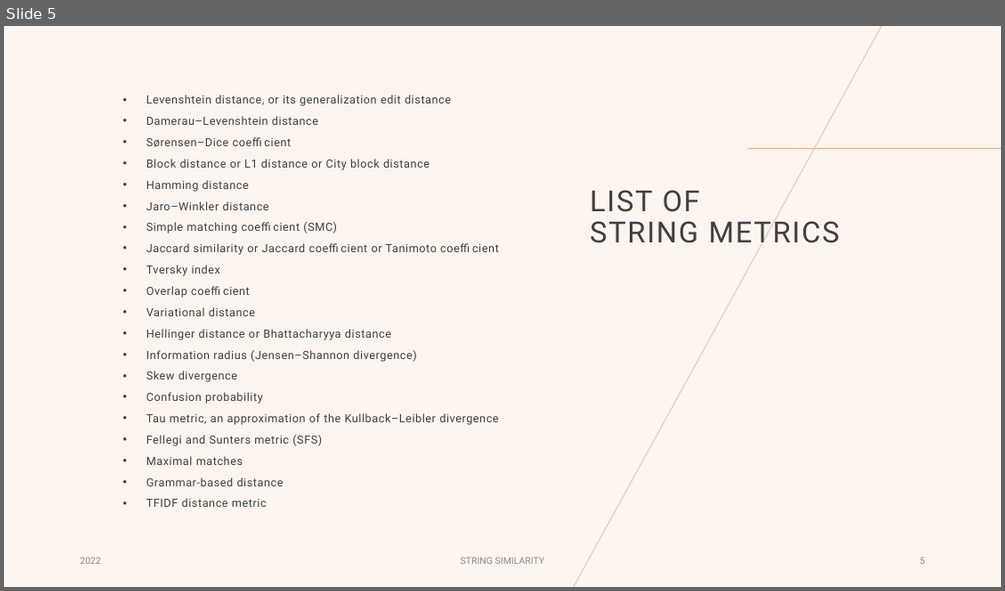
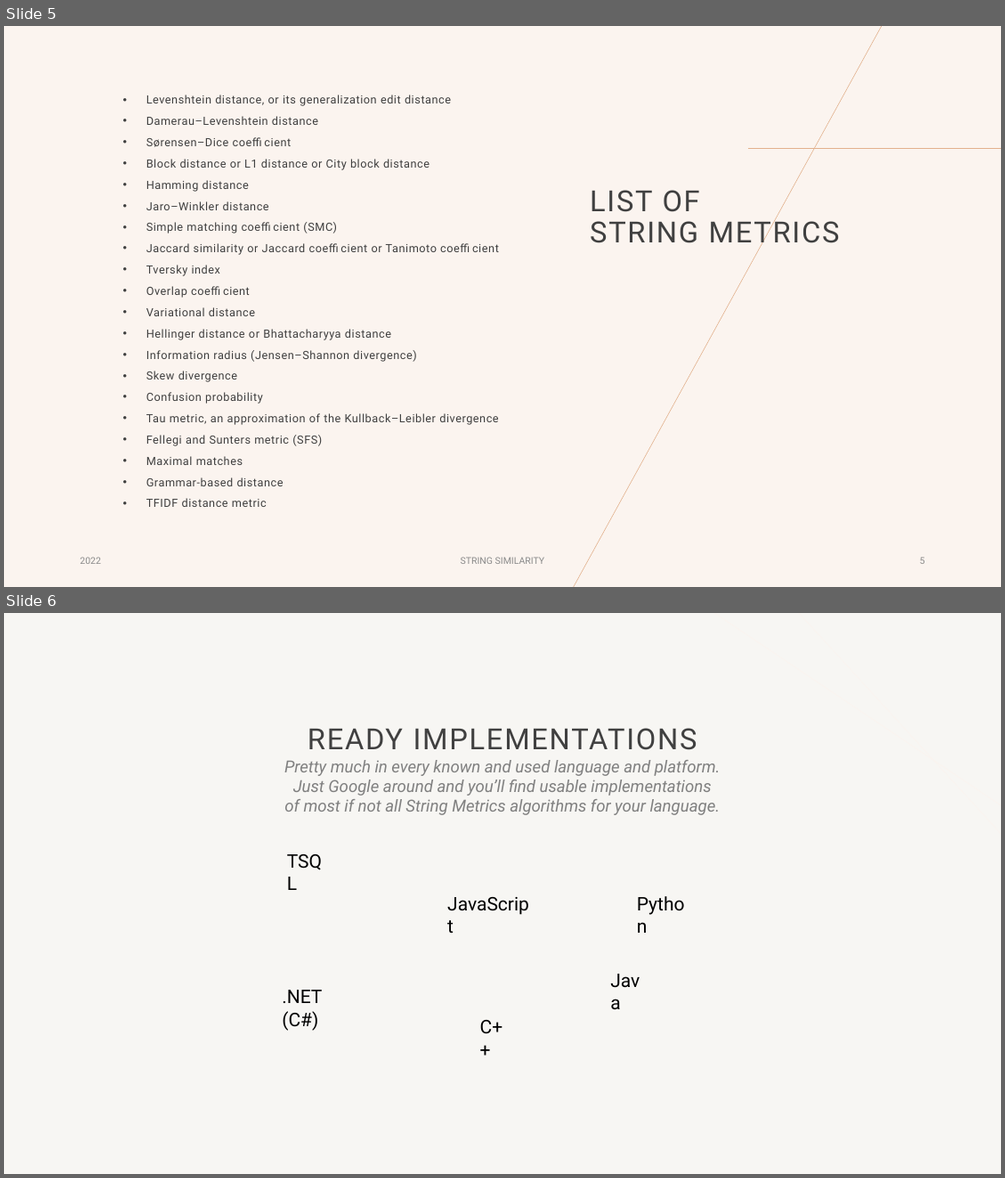
Before and after one commit to muukis/StringSimilarityDemo, a slide deck: StringSimilarityDemo/StringSimilarityDemo.pptx. Shown one above the other, each under a label of ours: slide 5 before the commit, slides 5 and 6 after it. The pictures are 1005x591 and 1005x1178 pixels, drawn with LibreOffice and Linux fonts; fonts in the diff are those of the drawing; background and template pictures are left out. Boxes give left, top, right and bottom in pixels: in the first picture for what was removed or moved away, otherwise in the second. Text is boxed around its words. In the diff, an @@ line names an element or a change of style, - is before the commit and + after.

Commit message:
Added ready implementations slide

```diff
--- a/StringSimilarityDemo/StringSimilarityDemo.pptx
+++ b/StringSimilarityDemo/StringSimilarityDemo.pptx
@@ slide 6 added at <box>4,613,1001,1174</box>, background #F7F6F3 @@
@@ line added from (714, 613) to (1001, 805), #FBF4EF 0.5 pt @@
@@ line added from (799, 613) to (1001, 834), #FBF4EF 0.5 pt @@
@@ title added at <box>307,728,697,750</box>, 28 pt, text #404040 @@
+READY IMPLEMENTATIONS
@@ text added at <box>284,760,720,815</box>, 16 pt, text #808080, italic @@
+Pretty much in every known and used language and platform.
+Just Google around and you’ll find usable implementations
+of most if not all String Metrics algorithms for your language.
@@ text added at <box>280,845,337,876</box>, 18 pt, text #000000 @@
+TSQL
@@ text added at <box>440,888,540,918</box>, 18 pt, text #000000 @@
+JavaScript
@@ text added at <box>629,888,700,918</box>, 18 pt, text #000000 @@
+Python
@@ text added at <box>603,965,655,995</box>, 18 pt, text #000000 @@
+Java
@@ text added at <box>282,989,322,1030</box>, 18 pt, text #000000 @@
+.NET (C#)
@@ text added at <box>480,1020,503,1034</box>, 18 pt, text #000000 @@
+C++
```
